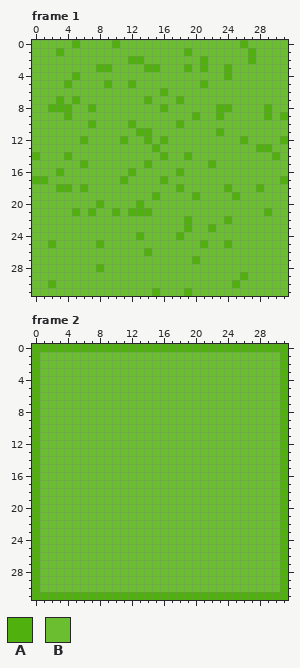
A pixel-art file gets an edit: to_import/map_tiles.ase. This is how it looked before the edit.
32x32 pixels, 5 frames. Shown: frame 1, frame 2.
Palette (. is transparent): A #50b00d  B #6abe30
The same view after the edit:
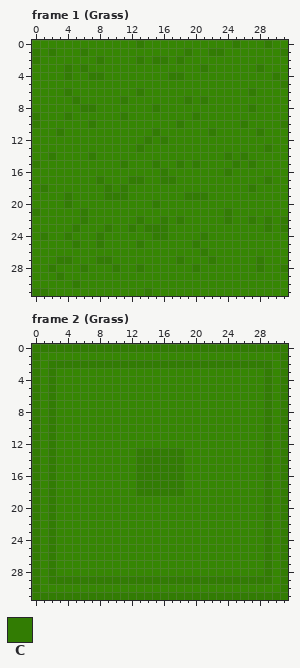
Colours new in this view: C #327c03
The edit:
Colour B changes from #6abe30 to #368603.
Frame 1 (Grass):
Colour A becomes colour B in row 0 at x 5, 10 and 26; in row 1 at x 3 and 27; in row 2 at x 12, 21 and 27; in row 3 at x 8 to 9, 14 to 15, 19 and 24; in row 4 at x 5 and 24; in row 5 at x 4, 9, 12 and 21.
Colour A becomes colour B in row 6 at x 16; in row 7 at x 3, 14 and 18; in row 8 at x 2 to 4, 16, 23 to 24 and 29; in row 9 at x 23, 29 and 31; in row 10 at x 12; in row 11 at x 13 to 14 and 23.
Colour A becomes colour B in row 12 at x 6, 11, 26 and 31; in row 13 at x 15 and 28; in row 14 at x 0, 4, 16, 19 and 30; in row 15 at x 6, 14 and 22; in row 16 at x 3, 12 and 18; in row 17 at x 0 to 1, 11 and 31.
Colour A becomes colour B in row 18 at x 3 to 4, 6, 18, 24 and 28; in row 19 at x 15 and 25; in row 20 at x 8 and 13; in row 21 at x 5, 7, 10, 12 to 14 and 29; in row 22 at x 19; in row 23 at x 19 and 22.
Colour A becomes colour B in row 24 at x 13 and 18; in row 25 at x 2, 21 and 24; in row 26 at x 14; in row 27 at x 20; in row 28 at x 8; in row 29 at x 26.
Colour A becomes colour B in row 30 at x 2 and 25; in row 31 at x 15 and 19.
Colour A becomes colour C in row 1 at x 19; in row 2 at x 13; in row 3 at x 21; in row 7 at x 5; in row 8 at x 7; in row 9 at x 4 and 20.
Colour A becomes colour C in row 10 at x 7 and 18; in row 12 at x 14 and 16; in row 13 at x 29; in row 17 at x 16; in row 19 at x 20; in row 22 at x 24.
Colour A becomes colour C in row 25 at x 8.
Colour B becomes colour C in row 0 at x 13, 25 and 29; in row 1 at x 0, 2, 6, 22 to 23 and 31; in row 2 at x 0, 8, 15 to 16 and 18; in row 3 at x 4, 6 and 28; in row 4 at x 4, 7 to 8, 17 to 18 and 30; in row 5 at x 31.
Colour B becomes colour C in row 6 at x 4, 13 and 27; in row 7 at x 11, 19 and 21; in row 8 at x 6, 15 and 27; in row 9 at x 0 and 11; in row 10 at x 0, 26 and 31; in row 11 at x 3, 15, 22 and 28.
Colour B becomes colour C in row 13 at x 13; in row 14 at x 2, 7, 24 and 26; in row 15 at x 0, 11, 15, 18, 20, 25 and 27; in row 16 at x 16 and 24; in row 17 at x 8, 12 to 13, 17 and 29; in row 18 at x 1, 9, 11 and 27.
Colour B becomes colour C in row 19 at x 4, 9 to 11, 19 and 21; in row 20 at x 4 and 15; in row 21 at x 0, 6 and 24; in row 22 at x 6, 13, 16, 18, 27, 29 and 31; in row 23 at x 5, 9, 12, 14 to 16, 29 and 31; in row 24 at x 1, 4, 8, 15 to 16 and 21.
Colour B becomes colour C in row 25 at x 5, 13 and 20; in row 26 at x 21; in row 27 at x 3 to 4, 8 to 9, 18, 22 and 28; in row 28 at x 2, 6, 10, 13, 20, 28 and 31; in row 29 at x 3; in row 30 at x 5.
Colour B becomes colour C in row 31 at x 0 to 1 and 14.
Frame 2 (Grass):
Colour A becomes colour C in row 0 at x 0 to 31; in rows 1 to 30 at x 0 and 31; in row 31 at x 0 to 31.
Colour B becomes colour C in row 2 at x 2 to 29; in rows 3 to 12 at x 2 and 29; in rows 13 to 18 at x 2, 13 to 18 and 29; in rows 19 to 28 at x 2 and 29; in row 29 at x 2 to 29.
